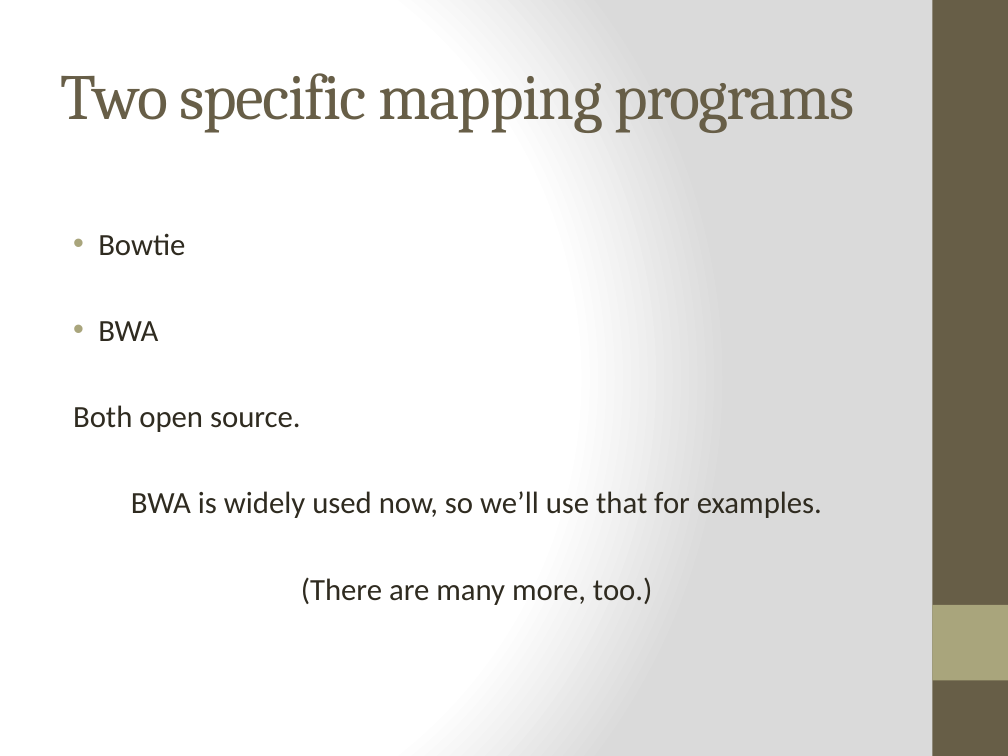
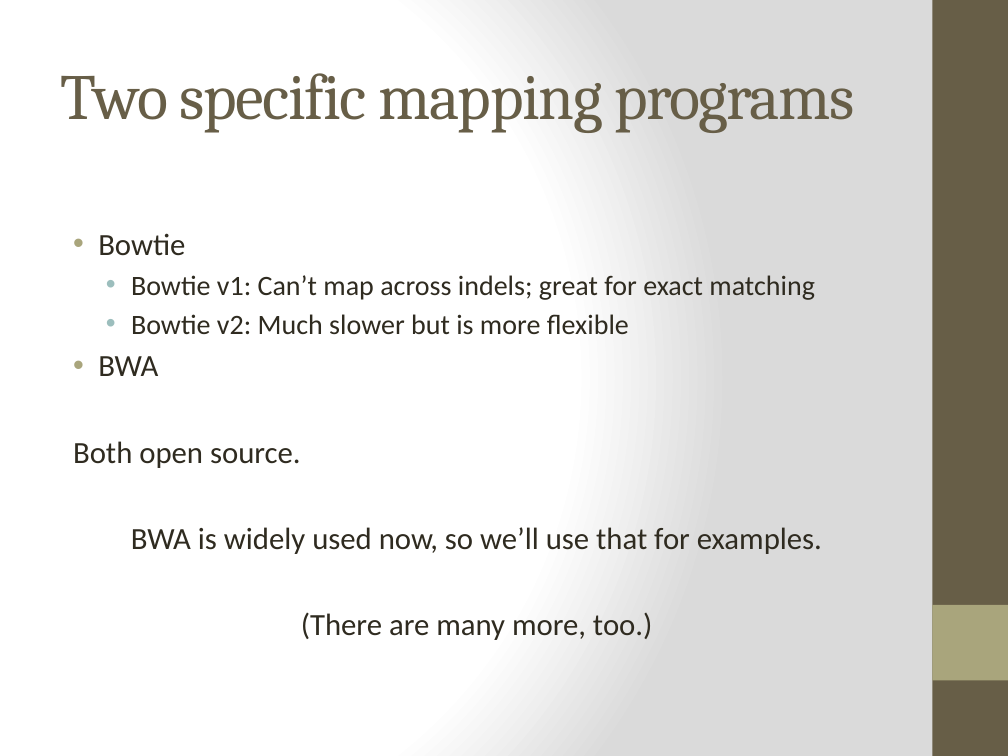
Before and after one commit to ngs-docs/angus, a slide deck: slide 24 of files/2014-lecture3-mapping-assembly.pptx. Drawn at 1008x756 pixels with LibreOffice and Linux fonts; fonts in the diff are those of the drawing. Boxes give left, top, right and bottom in pixels: in the first picture for what was removed or moved away, otherwise in the second. Text is boxed around its words. In the diff, an @@ line names an element or a change of style, - is before the commit and + after.

```diff
--- a/files/2014-lecture3-mapping-assembly.pptx
+++ b/files/2014-lecture3-mapping-assembly.pptx
@@ text at (131,275,815,334): paragraphs added @@
+  • Bowtie v1: Can’t map across indels; great for exact matching
+  • Bowtie v2: Much slower but is more flexible
```
Also in this commit, not shown: 1 other file.
